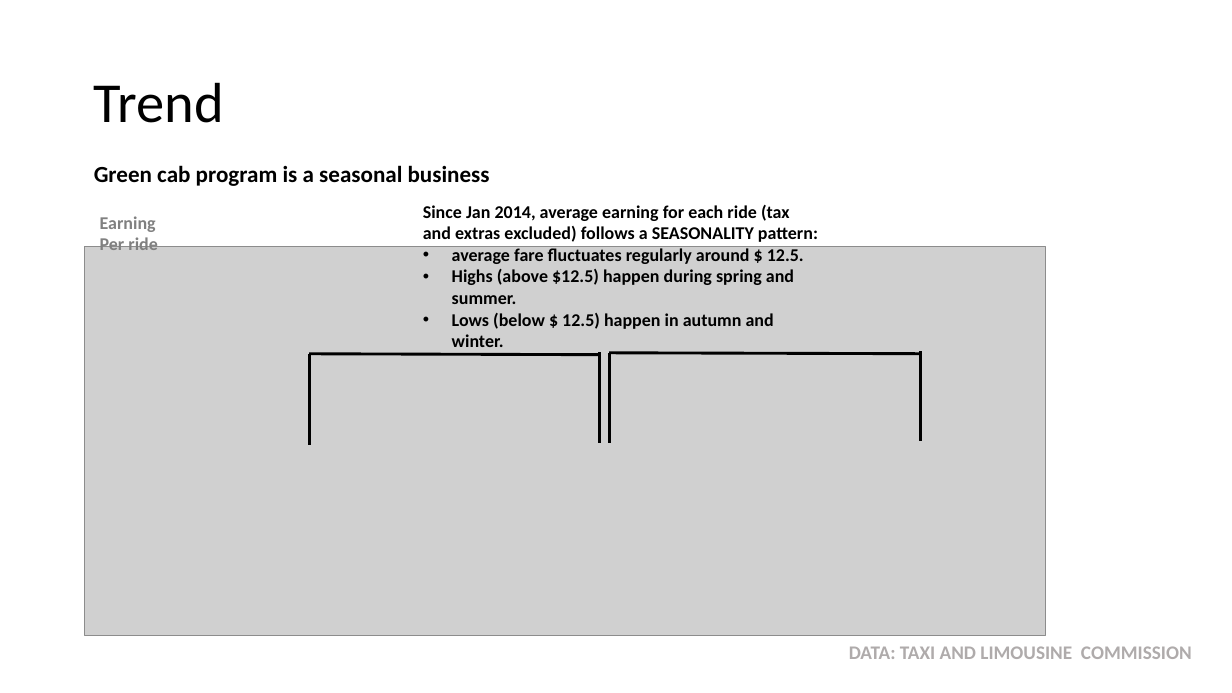
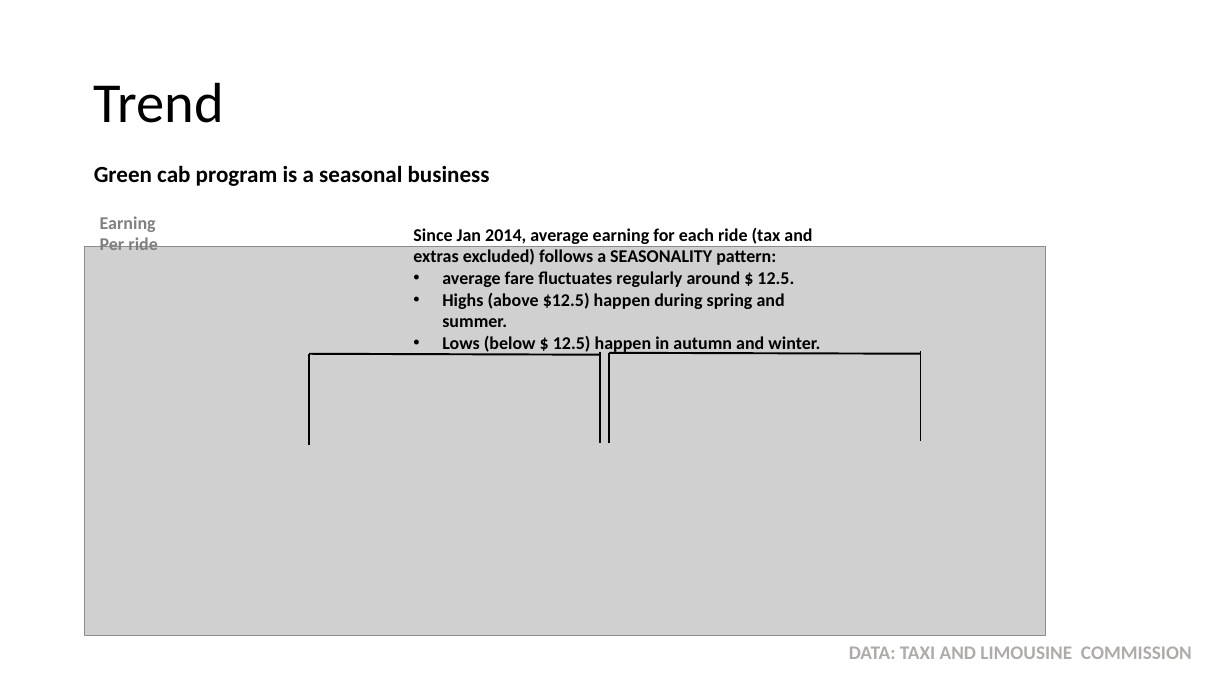
Before and after one commit to MiyainNYC/PySpark-Data-Challenge, a slide deck: slide 22 of DataChallengeAssessment.pptx (slide 21 before the commit). Drawn at 1232x693 pixels with LibreOffice and Linux fonts; fonts in the diff are those of the drawing; grey boxes stand for pictures. Boxes give left, top, right and bottom in pixels: in the first picture for what was removed or moved away, otherwise in the second. Text is boxed around its words. In the diff, an @@ line names an element or a change of style, - is before the commit and + after.

```diff
--- a/DataChallengeAssessment.pptx
+++ b/DataChallengeAssessment.pptx
@@ text "Since Jan 2014, average earning ..." rewrapped from (423, 205, 818, 347) to (413, 228, 820, 354) @@
@@ line (609, 353) - (921, 354): stroke #000000 2.25 pt to #000000 1.5 pt @@
```
Also in this commit, not shown: 12 other slides changed, 2 slides added, 1 slide removed.
